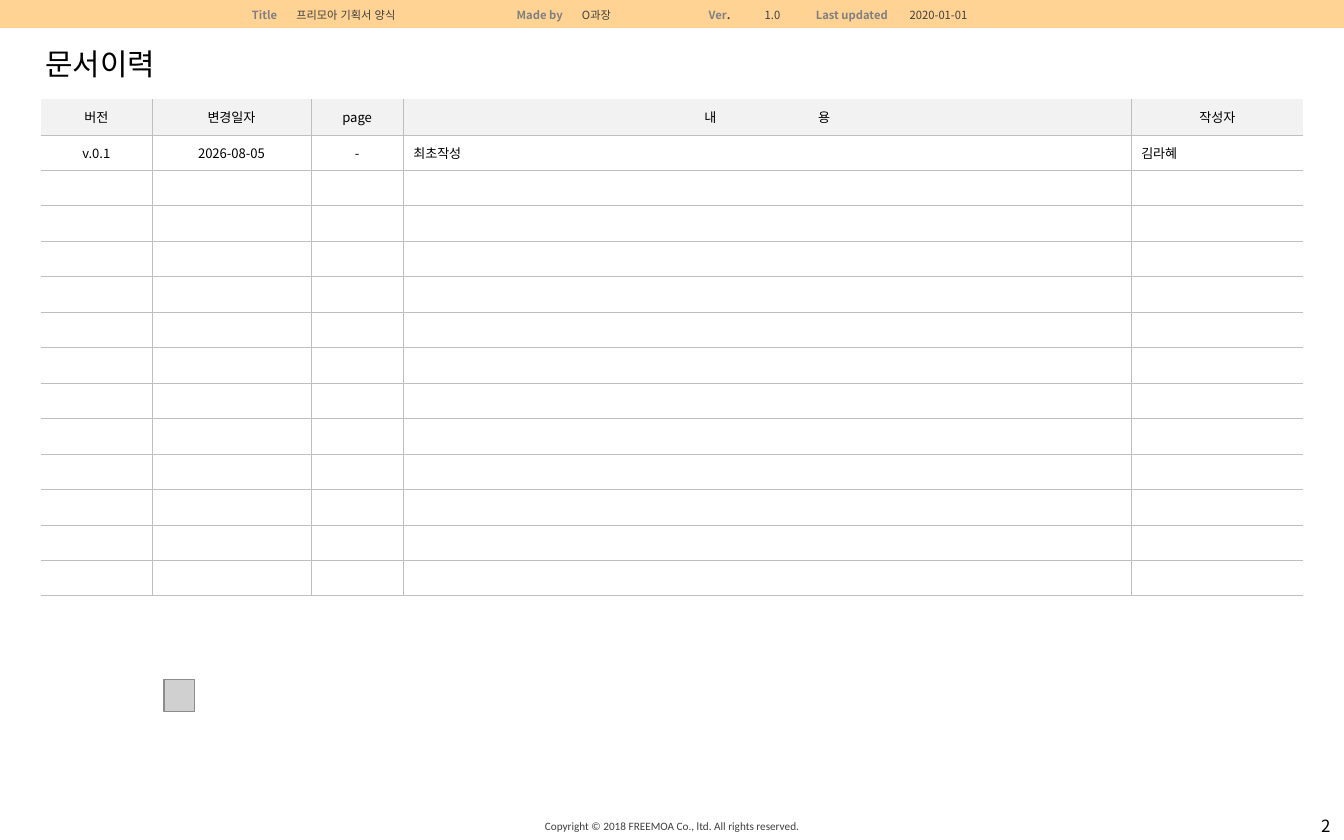
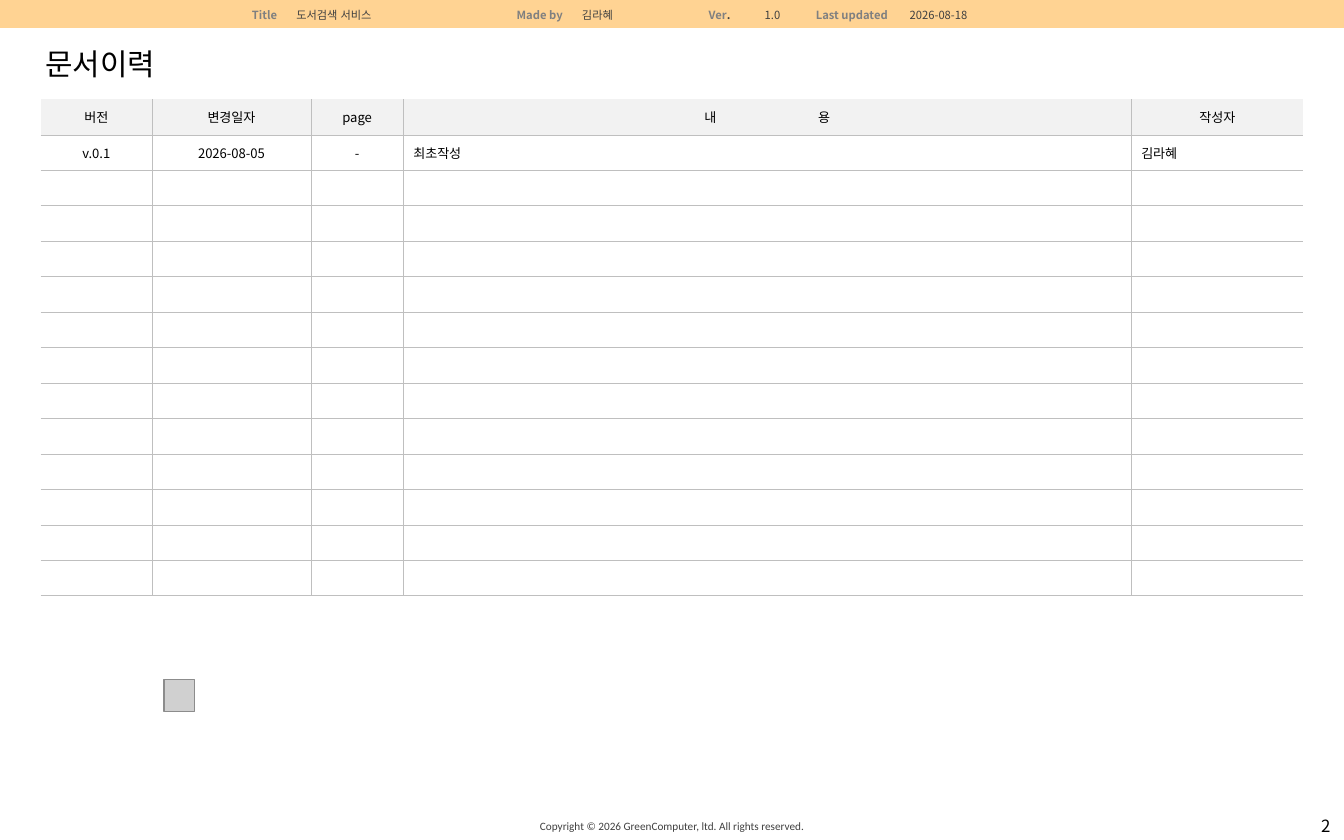
Before and after one commit to rahyekim/react_green_clean, a slide deck: slide 2 of 0_wbs/도서검색웹_SB_2026_0805.pptx. Drawn at 1344x840 pixels with LibreOffice and Linux fonts; fonts in the diff are those of the drawing; grey boxes stand for pictures. Boxes give left, top, right and bottom in pixels: in the first picture for what was removed or moved away, otherwise in the second. Text is boxed around its words. In the diff, an @@ line names an element or a change of style, - is before the commit and + after.

```diff
--- a/0_wbs/도서검색웹_SB_2026_0805.pptx
+++ b/0_wbs/도서검색웹_SB_2026_0805.pptx
@@ table at (x1=0, y1=0, x2=1343, y2=789) @@
-row 1:  | Title | 프리모아 기획서 양식 | Made by | O과장 | Ver. | 1.0 | Last updated | 2020-01-01 | 
+row 1:  | Title | 도서검색 서비스 | Made by | 김라혜 | Ver. | 1.0 | Last updated | 2026-08-18 | 
@@ text at (x1=540, y1=822, x2=804, y2=832): text changed @@
-Copyright © 2018 FREEMOA Co., ltd. All rights reserved.
+Copyright © 2026 GreenComputer, ltd. All rights reserved.
```
Also in this commit, not shown: 4 other slides changed, 1 other file.
